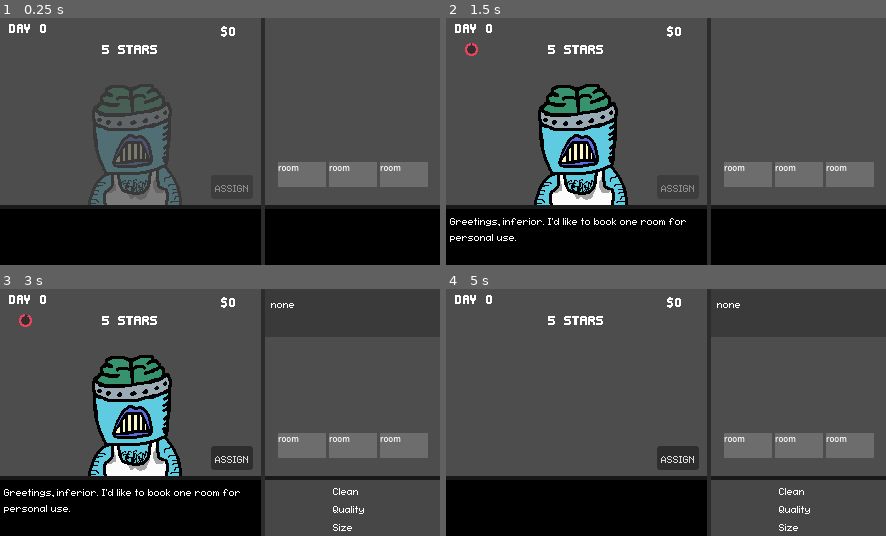
Above: before the commit, frames 1-4 (two rows, left to right).
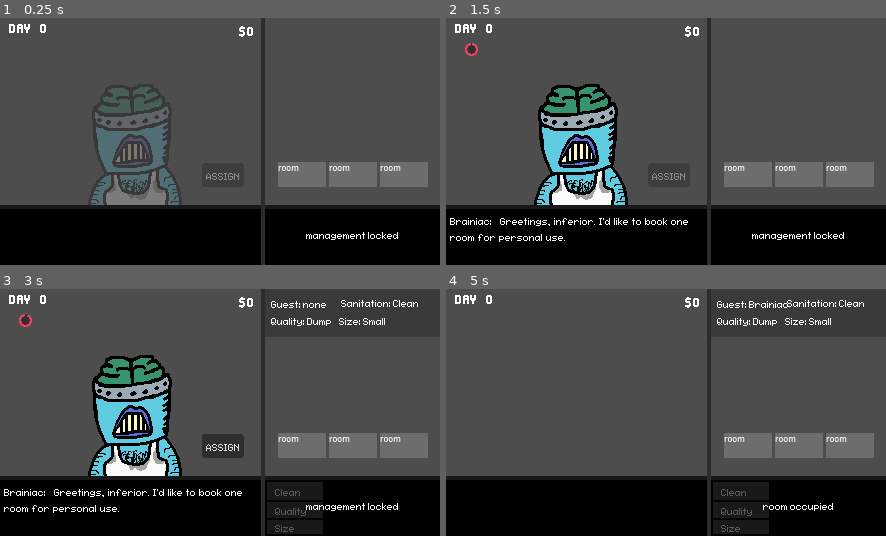
Above: after the commit, the same moments.

Repository: fawfle/brackeys-2026.1
Game: Godot game, scene res://scenes/game_scene.tscn
The game is run twice, just before and just after one commit, with the same random seed, the same clock (stepped at 60 frames per second) and the same inputs.
Inputs (mouse positions are in pixels of both pictures, inside the frame that each line leads up to):
- Up to frame 1 (0.25 s): no input
- Up to frame 2 (1.5 s): tap Enter at 0.5, 0.6 s; move the mouse to (762, 129) at 0.52 s; hold Right 0.53-1.25 s; click (578, 235) at 1.25 s
- Up to frame 3 (3 s): click (352, 382) at 2 s; click "room" at 2.75 s
- Up to frame 4 (5 s): click "ASSIGN" at 3.5 s; click "Clean" at 4.25 s

The runs differ from the first frame. In frame 1, 0.7% of the frame differs, in the area x 23-91%, y 3-90%; in frame 2, 1.5%; in frame 3, 12%, in the area x 0-100%, y 3-100%; in frame 4, 11%.

Commit message:
buch o upgrade stuff

Diff:
--- a/scenes/game manager.gd
+++ b/scenes/game manager.gd
@@ -42,17 +42,23 @@
 	END_DAY,
 }
 
-var phase: Phase = Phase.ASSIGNING
+var phase: Phase = Phase.ASSIGNING:
+	get: return phase
+	set(value):
+		phase = value
+		Globals.phase_changed.emit(phase)
+
+func _init():
+	inst = self
 
 func _ready() -> void:
-	inst = self
 	# load guests and traits. The lists act as global constants
 	TraitList.LOAD_TRAITS()
 	GuestList.LOAD_GUESTS()
 
 	radial_bar.visible = false
-
-	Globals.select_room.connect(on_room_select)
+	star_rating.visible = false
+
 	assign_button.button_down.connect(_on_assign_button_button_down)
 
 	begin_assigning_phase()
@@ -69,8 +75,6 @@
 		Phase.END_DAY:
 			begin_checkout_phase.call_deferred()
 
-	Globals.phase_changed.emit(phase)
-
 func begin_assigning_phase() -> void:
 	phase = Phase.ASSIGNING
 	guest_assign_queue = GuestList.create_guest_queue(1, day)
@@ -78,6 +82,8 @@
 
 func begin_upgrading_phase() -> void:
 	phase = Phase.UPGRADING
+
+	if Globals.DEBUG: print("BEGINNING UPGRADING PHASE")
 
 	await Globals.text_finished
 
@@ -174,9 +180,10 @@
 	money += profit
 	create_floating_text("+$" + str(profit))
 
-	star_rating.text = str(current_guest.happiness_rating) + " Stars"
+	play_star_rating_animation(current_guest.happiness_rating)
 
 	Globals.set_text.emit()
+	Globals.guest_checked_out.emit(current_guest)
 	var guest_node: Node2D = current_guest.node
 
 	current_guest = null
@@ -185,11 +192,6 @@
 	await get_tree().create_timer(0.8).timeout
 	begin_checkout_next_guest()
 
-## hook for room selection for assigning guest
-func on_room_select(room: Room):
-	if phase == Phase.ASSIGNING:
-		assign_button.disabled = room == null or room.guest != null
-
 func _on_assign_button_button_down() -> void:
 	if Hotel.inst.selected_room != null: assign_current_guest(Hotel.inst.selected_room)
 
@@ -200,6 +202,8 @@
 	Globals.set_text.emit()
 	room.add_guest(current_guest)
 	current_guest.room = room
+
+	Globals.guest_assigned.emit(current_guest)
 
 	var guest_node: Node2D = current_guest.node
 	current_guest = null
@@ -271,3 +275,13 @@
 	guest_window.add_child(floating_text)
 	floating_text.position += Vector2(randi_range(-5, 5), randi_range(-25, -15))
 	floating_text.play_animation(text, 1.3)
+
+func play_star_rating_animation(stars: float):
+	star_rating.text = str(stars) + " Stars"
+	star_rating.visible = true
+	star_rating.modulate = Color("#ffffff")
+	await get_tree().create_timer(2.0).timeout
+
+	await get_tree().create_tween().tween_property(star_rating, "modulate", Color("#ffffff00"), 1.0).finished
+
+	star_rating.visible = false
--- a/scenes/game_scene.tscn
+++ b/scenes/game_scene.tscn
@@ -2,12 +2,12 @@
 
 [ext_resource type="Script" uid="uid://fehsvnq2kohw" path="res://scenes/game manager.gd" id="1_w5aja"]
 [ext_resource type="FontFile" uid="uid://qo71mx2v8dp" path="res://fonts/edit-undo.brk.ttf" id="2_bw6k5"]
-[ext_resource type="PackedScene" path="res://scenes/text_bar.tscn" id="2_ycayy"]
-[ext_resource type="Script" path="res://scenes/day_label.gd" id="3_y3j0m"]
-[ext_resource type="Script" path="res://scenes/money_label.gd" id="4_rurhu"]
-[ext_resource type="Theme" uid="uid://bqm4ull505em5" path="res://themes/theme.tres" id="6_b5spy"]
+[ext_resource type="PackedScene" uid="uid://buyxfh2m4xbm5" path="res://scenes/text_bar.tscn" id="2_ycayy"]
+[ext_resource type="Script" uid="uid://cfpiqvmer5qe" path="res://scenes/day_label.gd" id="3_y3j0m"]
+[ext_resource type="Script" uid="uid://donsdw52b18or" path="res://scenes/money_label.gd" id="4_rurhu"]
+[ext_resource type="PackedScene" uid="uid://bn2xjq1hns1w4" path="res://scenes/ui/assign_button.tscn" id="6_b5spy"]
 [ext_resource type="PackedScene" uid="uid://cfjqr6pfo71kp" path="res://scenes/ui/radial_bar.tscn" id="6_kk2rg"]
-[ext_resource type="PackedScene" path="res://scenes/hotel_window.tscn" id="7_kk2rg"]
+[ext_resource type="PackedScene" uid="uid://bntofo8m6s6ra" path="res://scenes/hotel_window.tscn" id="7_kk2rg"]
 
 [node name="GameScene" type="Node2D" unique_id=1746918585]
 script = ExtResource("1_w5aja")
@@ -55,15 +55,15 @@
 anchors_preset = 1
 anchor_left = 1.0
 anchor_right = 1.0
-offset_left = -61.0
+offset_left = -25.0
 offset_top = 3.0
-offset_right = -7.0
+offset_right = -9.0
 offset_bottom = 26.0
 grow_horizontal = 0
 theme_override_fonts/font = ExtResource("2_bw6k5")
 theme_override_font_sizes/font_size = 15
 text = "$0"
-horizontal_alignment = 1
+horizontal_alignment = 2
 vertical_alignment = 1
 script = ExtResource("4_rurhu")
 
@@ -77,15 +77,12 @@
 offset_bottom = 247.0
 grow_vertical = 1
 
-[node name="AssignButton" type="Button" parent="CanvasLayer/GuestWindow" unique_id=688169922]
+[node name="AssignButton" parent="CanvasLayer/GuestWindow" unique_id=648658885 instance=ExtResource("6_b5spy")]
 layout_mode = 0
-offset_left = 211.0
-offset_top = 157.0
-offset_right = 253.0
-offset_bottom = 181.0
-theme = ExtResource("6_b5spy")
-disabled = true
-text = "ASSIGN"
+offset_left = 202.0
+offset_top = 145.0
+offset_right = 244.0
+offset_bottom = 169.0
 
 [node name="GuestTimerRadialBar" parent="CanvasLayer/GuestWindow" unique_id=1939724707 instance=ExtResource("6_kk2rg")]
 layout_mode = 0
--- a/scenes/hotel_window.tscn
+++ b/scenes/hotel_window.tscn
@@ -4,6 +4,7 @@
 [ext_resource type="PackedScene" uid="uid://4gii0y616804" path="res://scenes/hotel/room.tscn" id="1_6fsk1"]
 [ext_resource type="FontFile" uid="uid://bnw2vf51g52tq" path="res://fonts/fs-pixel-sans-unicode-regular.ttf" id="3_43vyb"]
 [ext_resource type="PackedScene" uid="uid://cv2oiqhjqdy6a" path="res://scenes/ui/room_info_menu.tscn" id="4_16lx5"]
+[ext_resource type="PackedScene" uid="uid://b4ulvxwq52jbn" path="res://scenes/ui/block_manage.tscn" id="5_0w18b"]
 
 [node name="HotelWindow" type="Control" unique_id=1529008732]
 layout_mode = 3
@@ -110,7 +111,9 @@
 
 [node name="Clean" type="TextureButton" parent="RoomUpgradeMenu" unique_id=175579154]
 layout_mode = 1
-offset_right = 175.0
+offset_left = 2.0
+offset_top = 2.0
+offset_right = 58.0
 offset_bottom = 20.0
 metadata/_edit_group_ = true
 
@@ -145,8 +148,9 @@
 anchors_preset = 4
 anchor_top = 0.5
 anchor_bottom = 0.5
-offset_top = -10.0
-offset_right = 175.0
+offset_left = 2.0
+offset_top = -6.0
+offset_right = 58.0
 offset_bottom = 10.0
 grow_vertical = 2
 metadata/_edit_group_ = true
@@ -182,8 +186,10 @@
 anchors_preset = 2
 anchor_top = 1.0
 anchor_bottom = 1.0
-offset_top = -21.0
-offset_right = 175.0
+offset_left = 2.0
+offset_top = -16.0
+offset_right = 58.0
+offset_bottom = -2.0
 grow_vertical = 0
 metadata/_edit_group_ = true
 
@@ -216,6 +222,18 @@
 [node name="RoomInfoMenu" parent="." unique_id=1346516254 instance=ExtResource("4_16lx5")]
 layout_mode = 1
 
+[node name="BlockManageWindow" parent="." unique_id=1043540934 instance=ExtResource("5_0w18b")]
+layout_mode = 1
+anchors_preset = 12
+anchor_top = 1.0
+anchor_right = 1.0
+anchor_bottom = 1.0
+offset_top = -56.0
+offset_right = 0.0
+offset_bottom = 0.0
+grow_horizontal = 2
+grow_vertical = 0
+
 [connection signal="pressed" from="RoomUpgradeMenu/Clean" to="." method="_on_clean_pressed"]
 [connection signal="pressed" from="RoomUpgradeMenu/Quality" to="." method="_on_quality_pressed"]
 [connection signal="pressed" from="RoomUpgradeMenu/Size" to="." method="_on_size_pressed"]
--- /dev/null
+++ b/scenes/ui/assign_button.gd
@@ -0,0 +1,20 @@
+extends Button
+
+func _ready() -> void:
+	Globals.select_room.connect(update_disabled)
+	Globals.phase_changed.connect(_on_phase_changed)
+
+	pressed.connect(func(): disabled = true)
+
+## hook for room selection for assigning guest
+func update_disabled(room: Room):
+	if GameManager.inst.phase == GameManager.Phase.ASSIGNING:
+		disabled = room == null or room.guest != null
+
+func _on_phase_changed(phase: GameManager.Phase):
+	if phase != GameManager.Phase.ASSIGNING:
+		visible = false
+		disabled  = true
+	else:
+		visible = true
+		update_disabled(Hotel.inst.selected_room)
--- /dev/null
+++ b/scenes/ui/assign_button.tscn
@@ -0,0 +1,14 @@
+[gd_scene format=3 uid="uid://bn2xjq1hns1w4"]
+
+[ext_resource type="Theme" uid="uid://bqm4ull505em5" path="res://themes/theme.tres" id="1_vwvsy"]
+[ext_resource type="Script" uid="uid://b5g34yi0rc1sf" path="res://scenes/ui/assign_button.gd" id="2_sr0x7"]
+
+[node name="AssignButton" type="Button" unique_id=648658885]
+offset_left = 211.0
+offset_top = 157.0
+offset_right = 253.0
+offset_bottom = 181.0
+theme = ExtResource("1_vwvsy")
+disabled = true
+text = "ASSIGN"
+script = ExtResource("2_sr0x7")
--- /dev/null
+++ b/scenes/ui/block_manage.gd
@@ -0,0 +1,21 @@
+class_name BlockManageWindow extends ColorRect
+
+## text to display when UI is active
+@onready var blocked_text: Label = $BlockedText
+
+func _ready() -> void:
+	Globals.phase_changed.connect(_on_phase_changed)
+	Globals.select_room.connect(update_visibility)
+
+func update_visibility(room: Room):
+	if GameManager.inst.phase != GameManager.Phase.UPGRADING: return
+	visible = room != null and room.guest != null
+	blocked_text.text = "room occupied"
+
+func _on_phase_changed(phase: GameManager.Phase):
+	if phase != GameManager.Phase.UPGRADING:
+		visible = true
+		blocked_text.text = "management locked"
+		return
+
+	update_visibility(Hotel.inst.selected_room)
--- /dev/null
+++ b/scenes/ui/block_manage.tscn
@@ -0,0 +1,28 @@
+[gd_scene format=3 uid="uid://b4ulvxwq52jbn"]
+
+[ext_resource type="Theme" uid="uid://bqm4ull505em5" path="res://themes/theme.tres" id="1_kpvl8"]
+[ext_resource type="Script" uid="uid://gj250r3go5gy" path="res://scenes/ui/block_manage.gd" id="1_xv81d"]
+
+[node name="BlockManageWindow" type="ColorRect" unique_id=1043540934]
+offset_top = 191.0
+offset_right = 175.0
+offset_bottom = 247.0
+color = Color(0, 0, 0, 0.64705884)
+script = ExtResource("1_xv81d")
+
+[node name="BlockedText" type="Label" parent="." unique_id=1811484707]
+layout_mode = 1
+anchors_preset = 8
+anchor_left = 0.5
+anchor_top = 0.5
+anchor_right = 0.5
+anchor_bottom = 0.5
+offset_left = -41.0
+offset_top = -11.5
+offset_right = 41.0
+offset_bottom = 11.5
+grow_horizontal = 2
+grow_vertical = 2
+theme = ExtResource("1_kpvl8")
+text = "management locked"
+horizontal_alignment = 1
--- a/scenes/ui/room_info_menu.gd
+++ b/scenes/ui/room_info_menu.gd
@@ -1,6 +1,12 @@
 class_name RoomInfoMenu extends Control
 
 @onready var guest_label: Label = $Guest
+@onready var quality_label: Label = $Quality
+@onready var sanitation_label: Label = $Sanitation
+@onready var size_label: Label = $Size
 
 func update_viewed_room(room: Room):
-	guest_label.text = room.guest.name if room.guest != null else "none"
+	guest_label.text = "Guest: " + (room.guest.name if room.guest != null else "none")
+	quality_label.text = "Quality: " + Room.quality_string(room.quality)
+	sanitation_label.text = "Sanitation: " + Room.sanitation_string(room.sanitation)
+	size_label.text = "Size: " + Room.room_size_string(room.room_size)
--- a/scenes/ui/room_info_menu.tscn
+++ b/scenes/ui/room_info_menu.tscn
@@ -30,3 +30,30 @@
 offset_bottom = 29.0
 theme = ExtResource("1_e8e1h")
 text = "Guest:"
+
+[node name="Quality" type="Label" parent="." unique_id=1923322253]
+layout_mode = 0
+offset_left = 6.0
+offset_top = 23.0
+offset_right = 46.0
+offset_bottom = 46.0
+theme = ExtResource("1_e8e1h")
+text = "Quality:"
+
+[node name="Sanitation" type="Label" parent="." unique_id=1803080640]
+layout_mode = 0
+offset_left = 76.0
+offset_top = 5.0
+offset_right = 116.0
+offset_bottom = 28.0
+theme = ExtResource("1_e8e1h")
+text = "Sanitation:"
+
+[node name="Size" type="Label" parent="." unique_id=2078938279]
+layout_mode = 0
+offset_left = 74.0
+offset_top = 23.0
+offset_right = 114.0
+offset_bottom = 46.0
+theme = ExtResource("1_e8e1h")
+text = "Size:"
--- a/scripts/globals.gd
+++ b/scripts/globals.gd
@@ -22,11 +22,19 @@
 @warning_ignore("unused_signal")
 ## used by rooms to signal a click.
 signal select_room(room: Room)
-
 ## used by rooms to signal a hover/exit hover.
 @warning_ignore("unused_signal")
 signal hover_room(room: Room)
+@warning_ignore(("unused_signal"))
 signal exit_hover_room(room: Room)
+
+@warning_ignore("unused_signal")
+signal room_upgraded(room: Room)
 
 @warning_ignore(("unused_signal"))
 signal begin_day(day: int)
+
+@warning_ignore(("unused_signal"))
+signal guest_assigned(guest: Guest)
+@warning_ignore(("unused_signal"))
+signal guest_checked_out(guest: Guest)
--- a/scripts/guest.gd
+++ b/scripts/guest.gd
@@ -44,7 +44,8 @@
 func get_intro_lines() -> Array[String]:
 	var arr: Array[String] = greeting.duplicate();
 	arr.append_array(generate_request())
-	return arr
+
+	return add_name_to_lines(arr)
 
 const MAX_REQUEST_DEPTH: int = 100
 
@@ -127,3 +128,7 @@
 	return "(Guest) " + name + " Traits: " + str(traits);
 
 # constructed by guest_list class
+
+func add_name_to_lines(arr: Array[String]) -> Array[String]:
+	arr.assign(arr.map(func(x): return name + ":   " + x))
+	return arr
--- a/scripts/guest_list.gd
+++ b/scripts/guest_list.gd
@@ -13,7 +13,7 @@
 }
 
 static var GUESTS_DATA: Dictionary[String, Dictionary] = {
-	"four_eyes": {
+	"Four Eyes": {
 		SCENE: preload("res://scenes/characters/four_eyes.tscn"),
 		DEFAULT_TRAITS: [TraitList.Trait.CLEAN],
 		GREETING: ["Hello, this is my first line of greeting.", "glorbo glub shclaoindsf sadfo. This is my second line!"],
@@ -22,7 +22,7 @@
 		ANGRY_GOODBYE: "I am angry and goodbying",
 		MONEY: 10,
 	},
-	"hazmat": {
+	"Hazmat": {
 		SCENE: preload("res://scenes/characters/hazmat.tscn"),
 		DEFAULT_TRAITS: [TraitList.Trait.RADIOACTIVE],
 		GREETING: ["My name are hazmat!!!", "You looking silly!"],
@@ -31,7 +31,7 @@
 		ANGRY_GOODBYE: "Bed was too soft! Get rid of bed!!!",
 		MONEY: 10,
 	},
-	"mono": {
+	"Mono": {
 		SCENE: preload("res://scenes/characters/mono.tscn"),
 		DEFAULT_TRAITS: [TraitList.Trait.GENEROUS],
 		GREETING: ["_ _  _ __ __  _ _  _ __ _ _  _ __ _ _  __  _ __  __ _ __  _  __ _ __ __  __ __ __  _ _ __  __ _ _ _  _  _ …(185 unchanged characters)…
@@ -40,7 +40,7 @@
 		ANGRY_GOODBYE: "_ _  _ _ _ _  _ __  _-  _  __ _ __ __  __ __ __  _ _ __  _ __ _ __ _ __", # I hate you.
 		MONEY: 10,
 	},
-	"newt": {
+	"Newt": {
 		SCENE: preload("res://scenes/characters/newt.tscn"),
 		DEFAULT_TRAITS: [TraitList.Trait.MESSY],
 		GREETING: ["Hello fellow extraterrestrial! I require one lodgement please!", "I urge you to check there are no pesky, killable humans hiding inside."],
@@ -51,7 +51,7 @@
 
 
 	},
-	"norman": {
+	"Norman": {
 		SCENE: preload("res://scenes/characters/norman.tscn"),
 		DEFAULT_TRAITS: [TraitList.Trait.GENEROUS],
 		GREETING: ["'Wassup, homie?' That's how they greet each other on Earth, brah.", "I'd preesh if you could lend me a crib, dawg."],
@@ -60,7 +60,7 @@
 		ANGRY_GOODBYE: "That pad killed my vibes, dude. I'm outtie five thou...",
 		MONEY: 10,
 	},
-	"brainiac": {
+	"Brainiac": {
 		SCENE: preload("res://scenes/characters/brainiac.tscn"),
 		DEFAULT_TRAITS: [TraitList.Trait.CLASSY],
 		GREETING: ["Greetings, inferior. I'd like to book one room for personal use.", "Do not ask me what the room is for and we will have zero issues."],
@@ -69,7 +69,7 @@
 		ANGRY_GOODBYE: "Hideous, as I expected. Adieu, brainlet.",
 		MONEY: 10,
 	},
-	"sheeple": {
+	"Sheeple": {
 		SCENE: preload("res://scenes/characters/sheeple.tscn"),
 		DEFAULT_TRAITS: [TraitList.Trait.MESSY],
 		GREETING: ["H-hey. Looking for a p-p-place to lay low for a-a while.", "Think you can hook m-me up?"],
@@ -78,7 +78,7 @@
 		ANGRY_GOODBYE: "S-s-s-s-so m-many ey-eyes watchimg m-me. I n-need to go.",
 		MONEY: 10,
 	},
-	"octovee": {
+	"Octovee": {
 		SCENE: preload("res://scenes/characters/octovee.tscn"),
 		DEFAULT_TRAITS: [TraitList.Trait.CHEAP],
 		GREETING: ["wsg. lookin for a 1337 room for small $$$", "u seem cool lul, gimme somethin gud :)"],
--- a/scripts/hotel.gd
+++ b/scripts/hotel.gd
@@ -19,14 +19,19 @@
 		hovered_room = value
 		update_room_info_menu()
 
+func _init():
+	inst = self
+
 # TODO: manage rooms, assign positions, hold hotel upgrades and allow building of new rooms/floors
 func _ready() -> void:
-	inst = self
-
 	Globals.select_room.connect(_on_select_room)
 	Globals.hover_room.connect(_on_hover_room)
 	Globals.exit_hover_room.connect(_on_exit_hover_room)
 	room_deselect.button_down.connect(func(): Globals.select_room.emit(null))
+
+	Globals.guest_assigned.connect(func(_guest: Guest): update_room_info_menu())
+	Globals.guest_checked_out.connect(func(_guest: Guest): update_room_info_menu())
+	Globals.room_upgraded.connect(func(_room: Room): update_room_info_menu())
 
 	room_upgrade_menu.visible = false
 	room_info_menu.visible = false
--- a/scripts/room.gd
+++ b/scripts/room.gd
@@ -51,46 +51,67 @@
 func on_ground_floor() -> bool:
 	return location.y == 0
 
+# TODO: some visual/menu indicator
 func upgrade_sanitation():
-	if sanitation == Sanitation.CLEAN:
-		print("Good already")
-		return
-	else:
-		sanitation -= 1
-		print("Upgrade")
-		# TODO: some visual/menu indicator
+	if sanitation == Sanitation.CLEAN: return
+
+	sanitation = (sanitation + 1) as Sanitation
+	Globals.room_upgraded.emit(self)
 
 func upgrade_quality():
-	if quality == Quality.CLASSY:
-		print("Good already")
-		return
-	else:
-		quality -= 1
-		print("Upgrade")
+	if quality == Quality.CLASSY: return
+
+	quality = (quality + 1) as Quality
+	Globals.room_upgraded.emit(self)
 
 func upgrade_room_size():
-	if room_size == RoomSize.LARGE:
-		print("Good already")
-		return
-	else:
-		room_size -= 1
-		print("Upgrade")
+	if room_size == RoomSize.LARGE: return
+
+	room_size = (room_size + 1) as RoomSize
+	Globals.room_upgraded.emit(self)
 
 
 enum Sanitation {
+	DIRTY,
+	MESSY,
 	CLEAN,
-	MESSY,
-	DIRTY,
 }
 
 enum Quality {
+	DUMP,
+	NORMAL,
 	CLASSY,
-	NORMAL,
-	DUMP
 }
 
 enum RoomSize {
+	SMALL,
+	MEDIUM,
 	LARGE,
-	MEDIUM,
-	SMALL
 }
+
+# helper functions, enum -> string
+static func sanitation_string(prop: Sanitation) -> String:
+	match(prop):
+		Sanitation.CLEAN: return "Clean"
+		Sanitation.MESSY: return "Messy"
+		Sanitation.DIRTY: return "Dirty"
+
+	return "Prop not found."
+
+## quality string
+static func quality_string(prop: Quality) -> String:
+	match(prop):
+		Quality.CLASSY: return "Classy"
+		Quality.NORMAL: return "Normal"
+		Quality.DUMP: return "Dump"
+
+	return "Prop not found."
+
+## quality string
+static func room_size_string(prop: RoomSize) -> String:
+	match(prop):
+		RoomSize.SMALL: return "Small"
+		RoomSize.MEDIUM: return "Medium"
+		RoomSize.LARGE: return "Large"
+
+	return "Prop not found."
Not shown, added: scenes/ui/assign_button.gd.uid
Not shown, added: scenes/ui/block_manage.gd.uid
